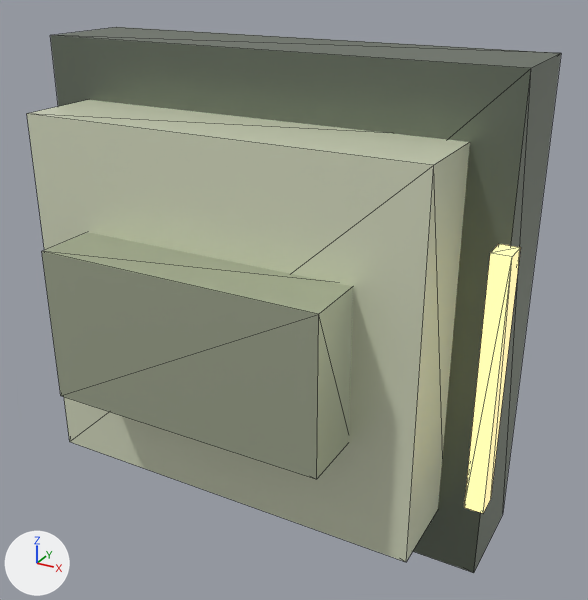
Before and after pictures for a commit that changed the glTF model assets/models/robots/ro5/chassis.glb.
Rendered twice from a 50 mm camera at (0.419, -0.705, 0.353) aimed at (0.042, -0.02, 0.01). Lighting does not change. The marker at lower left points along +X, +Y and +Z. The older version comes first. Mesh edges are drawn as thin lines.

Names of what the first picture shows: 'armored_deck', 'center_spine', 'lower_frame', 'status_bar'.
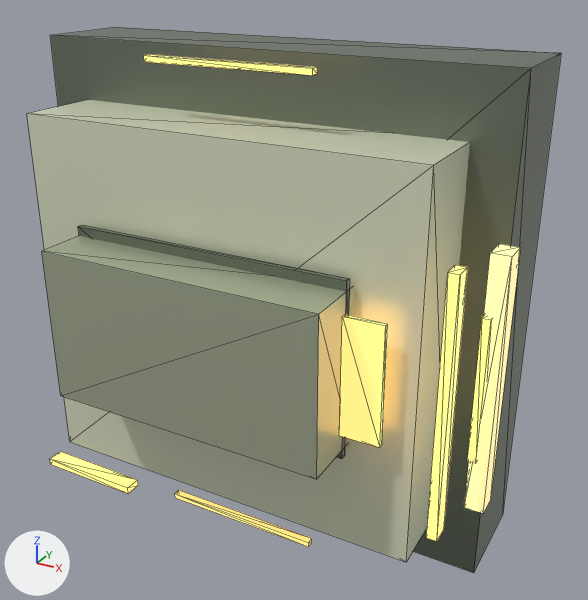
Boxes [x1, y1, x2, y2] around the edits, measured in the pictures (588 x 600 px):
'ro5_service_status', added
    after: [339, 314, 388, 448]
'ro5_front_status', added
    after: [426, 265, 468, 541]
'ro5_service_glass', added
    after: [78, 225, 350, 459]
'ro5_front_badge', added
    after: [467, 316, 493, 463]
'ro5_side_trim_left', added
    after: [144, 54, 317, 76]
'ro5_side_status', added
    after: [50, 451, 138, 494]
'ro5_side_trim_right', added
    after: [175, 490, 312, 547]

The change, as a diff of the scene's bpy script:
```diff
--- a/assets/models/robots/ro5/chassis.glb.py
+++ b/assets/models/robots/ro5/chassis.glb.py
@@ mat_ro5_signal @@
+mat_ro5_signal = principled_material('ro5_signal')
+mat_ro5_signal.base_color = (0.96, 0.55, 0.16)  # orange #fac46f
+mat_ro5_signal.metallic = 0.12
+mat_ro5_signal.roughness = 0.24
+mat_ro5_signal.emission_color = (1.0, 0.573, 0.167)  # orange #ffc772
+mat_ro5_signal.emission_strength = 1.267
@@ me_cube_007 @@
+me_cube_007.from_pydata(...)  # a box spanning x -0.09..0.09, y -0.004..0.004, z -0.003..0.003
+me_cube_007.materials.append(mat_ro5_signal)  # orange #fac46f, glowing orange #ffc772
@@ me_cube_003 @@
+me_cube_003.from_pydata(...)  # a box spanning x -0.06..0.06, y -0.009..0.009, z -0.004..0.004
+me_cube_003.materials.append(mat_ro5_signal)  # orange #fac46f, glowing orange #ffc772
@@ me_cube_005 @@
+me_cube_005.from_pydata(...)  # a box spanning x -0.02..0.02, y -0.0025..0.0025, z -0.06..0.06
+me_cube_005.materials.append(mat_ro5_signal)  # orange #fac46f, glowing orange #ffc772
@@ me_cube_004 @@
+me_cube_004.from_pydata(...)  # a box spanning x -0.15..0.15, y -0.003..0.003, z -0.09..0.09
+me_cube_004.materials.append(mat_lower_frame_material)  # grey #788172
@@ me_cube_002 @@
+me_cube_002.from_pydata(...)  # a box spanning x -0.005..0.005, y -0.009..0.009, z -0.125..0.125
+me_cube_002.materials.append(mat_ro5_signal)  # orange #fac46f, glowing orange #ffc772
@@ me_cube_008 @@
+me_cube_008.from_pydata(...)  # a box spanning x -0.004..0.004, y -0.008..0.008, z -0.07..0.07
+me_cube_008.materials.append(mat_ro5_signal)  # orange #fac46f, glowing orange #ffc772
@@ ob_ro5_side_trim_right @@
+ob_ro5_side_trim_right = bpy.data.objects.new('ro5_side_trim_right', me_cube_007)
+ob_ro5_side_trim_right.location = (0.0, -0.07, -0.252)
@@ ob_ro5_side_trim_left @@
+ob_ro5_side_trim_left = bpy.data.objects.new('ro5_side_trim_left', me_cube_007.copy())
+ob_ro5_side_trim_left.location = (0.0, -0.07, 0.252)
@@ ob_ro5_side_status @@
+ob_ro5_side_status = bpy.data.objects.new('ro5_side_status', me_cube_003)
+ob_ro5_side_status.location = (-0.18, -0.112, -0.225)
@@ ob_ro5_service_status @@
+ob_ro5_service_status = bpy.data.objects.new('ro5_service_status', me_cube_005)
+ob_ro5_service_status.location = (0.17, -0.128, 0.0)
@@ ob_ro5_service_glass @@
+ob_ro5_service_glass = bpy.data.objects.new('ro5_service_glass', me_cube_004)
+ob_ro5_service_glass.location = (0.0, -0.12, 0.0)
@@ ob_ro5_front_status @@
+ob_ro5_front_status = bpy.data.objects.new('ro5_front_status', me_cube_002)
+ob_ro5_front_status.location = (0.25, -0.14, 0.0)
@@ ob_ro5_front_badge @@
+ob_ro5_front_badge = bpy.data.objects.new('ro5_front_badge', me_cube_008)
+ob_ro5_front_badge.location = (0.265, -0.09, 0.0)
```
